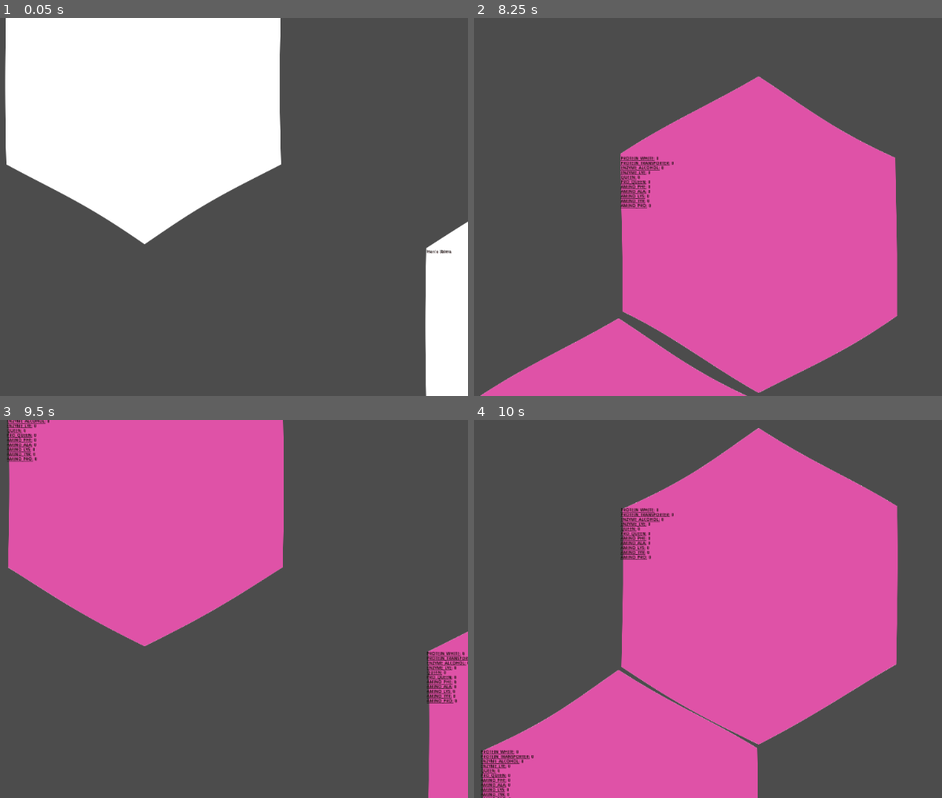
Above: before the commit, frames 1-4 (two rows, left to right).
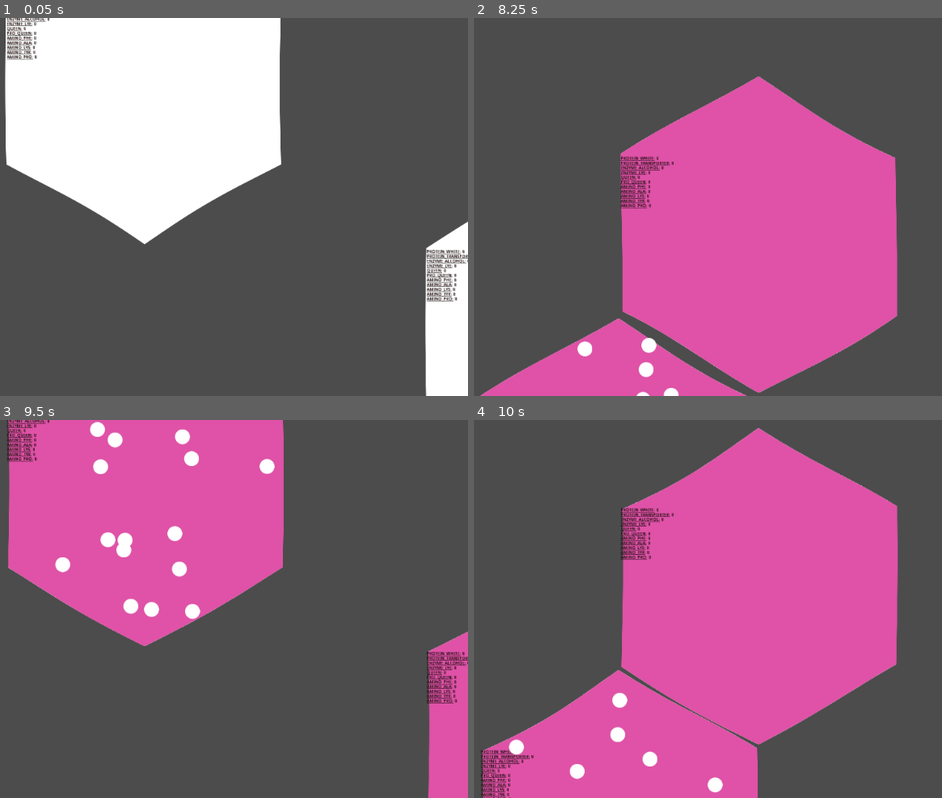
Above: after the commit, the same moments.

Repository: tobyp/hackathon2020
Game: Godot game, scene res://main.tscn
The game is run twice, just before and just after one commit, with the same random seed, the same clock (stepped at 60 frames per second) and the same inputs.
Inputs (mouse positions are in pixels of both pictures, inside the frame that each line leads up to):
- Up to frame 1 (0.05 s): no input
- Up to frame 2 (8.25 s): tap Enter at 0.5, 3.5, 5 s; move the mouse to (586, 282) at 0.52 s; hold W 0.53-1.25 s; click (586, 282) at 0.67 s; drag from (810, 263) to (586, 282) at 1.27 s; move the mouse to (outside the picture) at 2.02 s; hold A 2.03-2.75 s; tap Space at 2.75, 4.25, 5.75 s; drag from (651, 207) to (outside the picture) at 2.77 s; move the mouse to (520, 112) at 3.52 s; hold S 3.53-4.25 s; drag from (759, 188) to (520, 112) at 4.27 s; move the mouse to (488, 225) at 5.02 s; hold W 5.03-5.75 s; click (488, 225) at 5.17 s; drag from (684, 123) to (488, 225) at 5.77 s; move the mouse to (586, 282) at 6.52 s; hold D 6.53-7.25 s; drag from (810, 263) to (586, 282) at 7.27 s; move the mouse to (outside the picture) at 8.02 s; hold S from 8.03 s (still down)
- Up to frame 3 (9.5 s): release S at 8.75 s; drag from (177, 609) to (outside the picture) at 8.77 s
- Up to frame 4 (10 s): move the mouse to (520, 514) at 9.52 s; hold W from 9.53 s (still down); click (520, 514) at 9.67 s

The runs differ from the first frame. In frame 1, 1.3% of the frame differs, in the area x 1-100%, y 0-75%; in frame 2, 0.4%; in frame 3, 1.6%, in the area x 11-59%, y 0-53%; in frame 4, 0.6%.
Error before the commit: Invalid get index 'PROTEIN_WHITE' (on base: 'Array'). (res://cells/cell.gd:19)

Commit message:
Add initial particles for testing pressure system

Diff:
--- a/camera.gd
+++ b/camera.gd
@@ -50,4 +50,5 @@
 
 # Called every frame. 'delta' is the elapsed time since the previous frame.
 func _process(delta):
+	# TODO use delta here
 	position += moveVec * zoom
--- a/cells/cell.gd
+++ b/cells/cell.gd
@@ -1,5 +1,7 @@
 extends Node2D
 class_name Cell
+
+var rng = RandomNumberGenerator.new()
 
 ### SIGNALS
 signal particle_count_changed(type, old_count, new_count)
@@ -9,19 +11,46 @@
 var neighbors = []
 # Amino acid counts include a transporter, transporter count only means free transporter
 var particle_counts = {}
-var output_rules = []  # List[Dict[Cell, bool]]
+var output_rules = {}  # Dict[ParticleType, Dict[Cell, bool]], output_rules[PARTICLE_*][<Neighbor Cell>] = true/false
 var discovered: bool = true
 
-### UTILITY
+### API
 # Are particles of type `type` allowed to be pushed to `neighbor`?
 # Note, there is no `input_rule(type, neighbor)`, use `neighbor.output_rule(type, self)` instead
-func output_rule(type, neighbor) -> bool:
+func output_rule(type, neighbor: Cell) -> bool:
 	return output_rules[type].get(neighbor, false)
 
+func set_output_rule(type, neighbor: Cell, rule: bool):
+	output_rules[type][neighbor] = rule
+
+### UTILTIY/PRIVATE
+# Add new particles
+func add_particles(type, count: int = 1):
+	var old_count = particle_counts.get(type, 0)
+	var new_count = old_count + count
+	for i in count:
+		var particle = preload("res://cells/particle.tscn").instance()
+		particle.translate(_random_coord_in_cell(particle.collision_radius))
+		add_child(particle)
+	particle_counts[type] = new_count
+	emit_signal("particle_count_changed", type, old_count, new_count)
+
+func remove_particles(type, count: int):
+	var old_count = particle_counts.get(type, 0)
+	count = min(old_count, count)  # don't remove more than we have
+	var new_count = old_count - count;
+	for c in self.get_children():
+		if c is CellParticle:
+			self.remove_child(c)
+			count -= 1
+		if count == 0:
+			break
+	particle_counts[type] = new_count
+	emit_signal("particle_count_changed", type, old_count, new_count)
 
 # Transfer `count` particles of type `type` from this cell to `dest`.
-# This should take care of updating the particle_count dicts on both cells, and any actual particle nodes flying around.
-func push_particles(type: int, dest: Object, count: int):
+# This should take care of updating the particle_count dicts on both cells, and any actual particle
+func _push_particles(type: int, dest: Cell, count: int):
 	pass  # TODO
 
 # Called every game step.
@@ -30,31 +59,48 @@
 	_process_potential_recipes()
 	_display_debug()
 
+# Generate a random coordinate inside a cell (relative to its center)
+# this doesn't reach the corners, but that's okay for now
+func _random_coord_in_cell(clearance: float):
+	var phi = rng.randf_range(0, 2*PI)
+	var dist = rng.randf_range(0, sqrt(HexGrid.size_x / 2 - clearance))
+	return Vector2(dist * cos(phi), dist * sin(phi));
+
 ### OVERRIDES
 # Called when the node enters the scene tree for the first time.
 func _ready():
+	rng.randomize()
 	$Gfx.set_material($Gfx.get_material().duplicate())
 	for t in Globals.ParticleType:
 		self.particle_counts[t] = 0
-		self.output_rules.append({})
+		self.output_rules[t] = {}
 
+# Called every game step.
+#func simulate(): # TODO use this declaration instead of _physics_process once i know how to call it
+func _physics_process(delta):
+	_process_pressure()
+	_process_potential_recipes()
+	_display_debug()
 
 func _process_pressure():
 	for t in Globals.ParticleType:
-		var supply = self.particle_counts.get(t, 0)
+		var supply_own = self.particle_counts.get(t, 0)
 		var demand_total = 0
 		var demand_neighbors = {}
 		for n in self.neighbors:
 			if not self.output_rule(t, n):
 				continue
 			var supply_neighbor = n.particle_counts.get(t, 0)
-			if supply_neighbor > supply:
+			if supply_neighbor > supply_own:  # do they even want any?
 				continue
-			var demand_neighbor = supply - supply_neighbor
+			# The "demand" of a neighbor equals how many cells we would need to give them to end up equal.
+			var demand_neighbor = (supply_own - supply_neighbor) / 2
 			demand_neighbors[n] = demand_neighbor
 			demand_total += demand_neighbor
-		# TODO: tobyp
-
+		var budget = min(demand_total, supply_own)  # don't send more than the neighbors want, but also not more than we have
+		for n in demand_neighbors.keys():
+			var demand_neighbor = demand_neighbors[n]
+			self._push_particles(t, n, round(budget * demand_neighbor / demand_total) as int)
 
 func _process_potential_recipes():
 	var recipes = Recipe.matches(particle_counts)
@@ -98,7 +144,3 @@
 	for particle in Globals.ParticleType:
 		dbg += "[b][u]%s:[/u][/b] %s\n" % [particle, particle_counts.get(particle, 0)]
 	$DebugLabel.bbcode_text = dbg
-
-# Called every frame. 'delta' is the elapsed time since the previous frame.
-#func _process(delta):
-#	pass
--- a/cells/cell_particle.gd
+++ b/cells/cell_particle.gd
@@ -5,19 +5,24 @@
 var velocity = Vector2(-1000, 0)
 var rng = RandomNumberGenerator.new()
 
+onready var collision_shape = get_node("CollisionShape2D").shape as CircleShape2D
+onready var collision_radius = collision_shape.radius setget _set_collision_radius, _get_collision_radius
+
 # Called when the node enters the scene tree for the first time.
 func _ready():
 	rng.randomize()
-
-# Called every frame. 'delta' is the elapsed time since the previous frame.
-func _process(delta):
-	pass
+	print(typeof(collision_shape))
 
 func _physics_process(delta):
 	var motion = velocity * delta
 	var collision = move_and_collide(motion)
 	if collision != null:
 		var reflect = collision.remainder.bounce(collision.normal)
+		velocity = (velocity.bounce(collision.normal) + Vector2(rng.randf(), rng.randf()) * velocity.length() / 2).normalized() * velo_abs
+		collision = move_and_collide(reflect)
 
-		velocity = (velocity.bounce(collision.normal) + Vector2(rng.randf(), rng.randf()) * velocity.length() / 2).normalized() * velo_abs
-		move_and_collide(reflect)
+func _set_collision_radius(v):
+	collision_shape.radius = v
+
+func _get_collision_radius():
+	return 20 # collision_shape.radius
--- a/grid/hex_grid.gd
+++ b/grid/hex_grid.gd
@@ -1,4 +1,5 @@
 extends Node2D
+class_name HexGrid
 
 const hex_size = 1024.0
 const size_y = hex_size * 3.0/4.0
@@ -7,6 +8,8 @@
 var grid = {}
 var timer
 
+onready var CellTscn = load("res://cells/cell.tscn")
+
 func _ready():
 	timer = Timer.new()
 	timer.autostart = true
@@ -14,11 +17,6 @@
 	timer.one_shot = false
 	timer.connect("timeout", self, "_simulate_tick")
 	add_child(timer)
-
-	create_cell(0,0)
-	create_cell(2,0)
-	create_cell(1,1)
-	create_cell(0,-1)
 
 func _simulate_tick():
 	for node in self.grid.values():
@@ -29,7 +27,7 @@
 	var pos = Vector2(x, y)
 	var node = grid.get(pos, null)
 	if node == null:
-		var cell = preload("res://cells/cell.tscn").instance()
+		var cell = CellTscn.instance()
 		print("Created %s" % cell)
 		node = GridNode.new(cell, Vector2(x,y))
 		var pos_x = size_x * (float(x) + 0.5 if y % 2 != 0 else float(x))
@@ -68,7 +66,7 @@
 		_update_neighbors(to_update)
 
 const neighbors = [Vector2(-1, -1), Vector2(0, -1), Vector2(-1, 0), Vector2(1, 0), Vector2(-1, 1), Vector2(0, 1)]
-func get_neighbors(x: int, y: int):
+func get_neighbors(x: int, y: int) -> Array:
 	var cells = []
 	for n in neighbors:
 		var pos = Vector2(x, y) + n
@@ -89,7 +87,7 @@
 
 class GridNode:
 	# The GD node element
-	var cell: Cell
+	var cell  # : Cell
 	var pos: Vector2
 
 	func _init(cell: Node, pos: Vector2):
--- /dev/null
+++ b/main.gd
@@ -0,0 +1,10 @@
+extends Node2D
+
+var Cell = preload("res://cells/cell.gd")
+
+func _ready():
+	var cell0 = $HexGrid.create_cell(0, 0) as Cell
+	cell0.add_particles(Globals.ParticleType.PROTEIN_WHITE, 20)
+	$HexGrid.create_cell(2,0)
+	$HexGrid.create_cell(1,1)
+	$HexGrid.create_cell(0,-1)
--- a/main.tscn
+++ b/main.tscn
@@ -1,9 +1,11 @@
-[gd_scene load_steps=3 format=2]
+[gd_scene load_steps=4 format=2]
 
 [ext_resource path="res://camera.gd" type="Script" id=1]
+[ext_resource path="res://main.gd" type="Script" id=2]
 [ext_resource path="res://grid/hex_grid.tscn" type="PackedScene" id=4]
 
 [node name="Node2D" type="Node2D"]
+script = ExtResource( 2 )
 
 [node name="Camera2D" type="Camera2D" parent="."]
 current = true
--- a/project.godot
+++ b/project.godot
@@ -24,6 +24,11 @@
 "language": "GDScript",
 "path": "res://globals.gd"
 }, {
+"base": "Node2D",
+"class": "HexGrid",
+"language": "GDScript",
+"path": "res://grid/hex_grid.gd"
+}, {
 "base": "Reference",
 "class": "Recipe",
 "language": "GDScript",
@@ -33,6 +38,7 @@
 "Cell": "",
 "CellParticle": "",
 "Globals": "",
+"HexGrid": "",
 "Recipe": ""
 }
 
